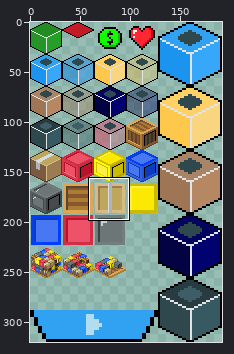
Sprite sheet: public/assets/tileset.png. Above, an overview of the earlier version with the close-up marked.
Close-up. Before:
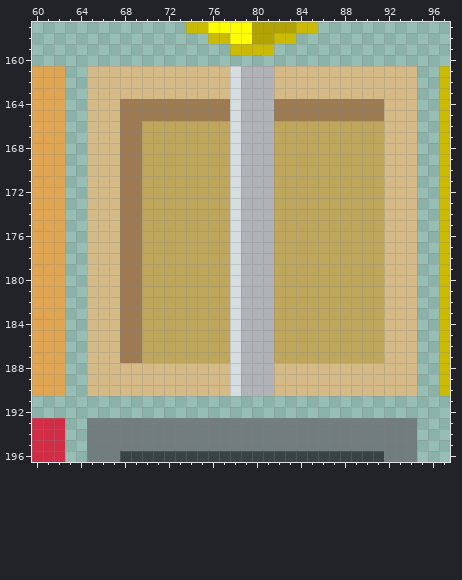
The file is 192x320 pixels. Colours within 5 levels of each other are drawn and written as one. Shown: x 60..97, y 157..196.
New version:
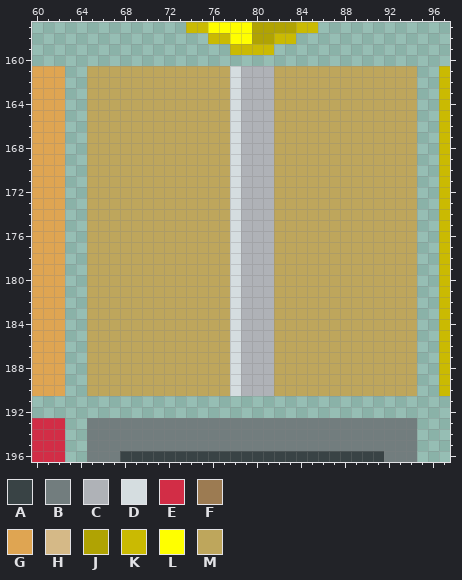
Palette (. is transparent): A #394345  B #727d7e  C #afb2b7  D #d5dde0  E #d22d46  F #9c7b52  G #dfa552  H #d5b987  J #b0a303  K #caba02  L #ffff00  M #bea65c
Log entry: Change CardBoardBox Sprite
What changed:
y 161..163: x 65..77 HHHHHHHHHHHHH -> MMMMMMMMMMMMM; x 82..94 HHHHHHHHHHHHH -> MMMMMMMMMMMMM
y 164..165: x 65..77 HHHFFFFFFFFFF -> MMMMMMMMMMMMM; x 82..94 FFFFFFFFFFHHH -> MMMMMMMMMMMMM
y 166..187: x 65..69 HHHFF -> MMMMM; x 92..94 HHH -> MMM
y 188..190: x 65..77 HHHHHHHHHHHHH -> MMMMMMMMMMMMM; x 82..94 HHHHHHHHHHHHH -> MMMMMMMMMMMMM
Where, in picture pixels (left, top, right, bottom), the same in both close-ups:
changed: (87, 66, 230, 396)
changed: (274, 66, 417, 396)
